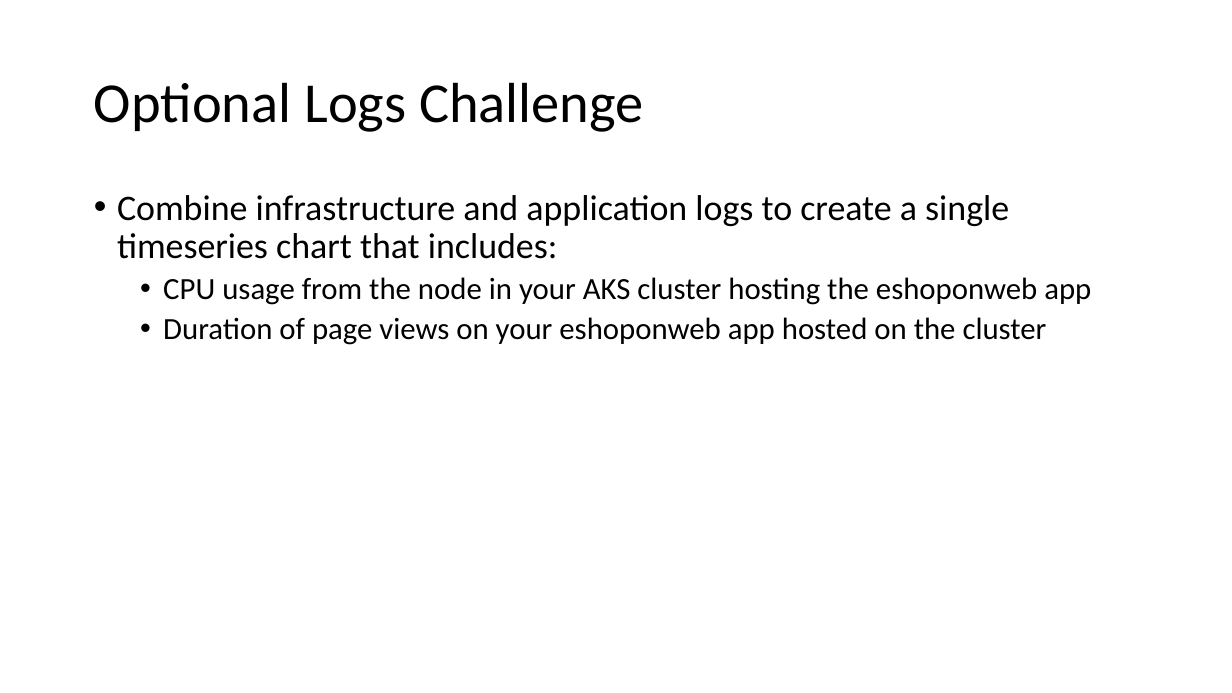
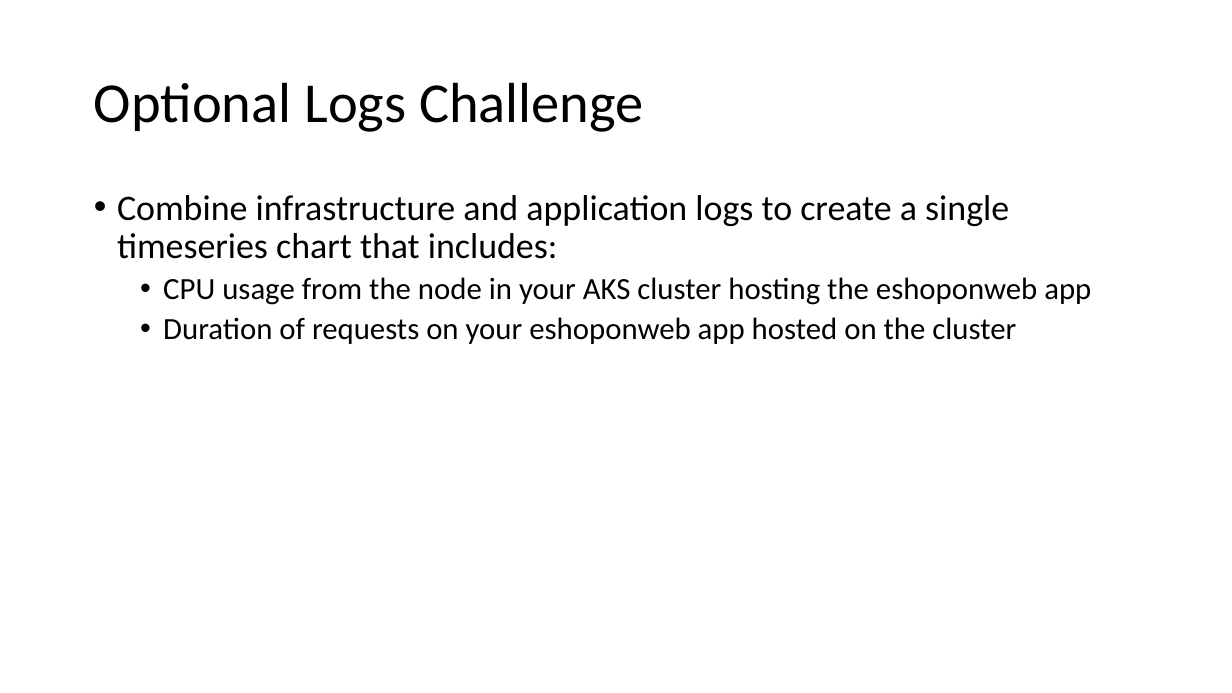
Before and after one commit to msghaleb/AzureMonitorHackathon, a slide deck: slide 10 of Student/Guides/Challenges.pptx. Drawn at 1232x693 pixels with LibreOffice and Linux fonts; fonts in the diff are those of the drawing. Boxes give left, top, right and bottom in pixels: in the first picture for what was removed or moved away, otherwise in the second. Text is boxed around its words. In the diff, an @@ line names an element or a change of style, - is before the commit and + after.

```diff
--- a/Student/Guides/Challenges.pptx
+++ b/Student/Guides/Challenges.pptx
@@ text at [163, 317, 1016, 344]: text changed @@
-  • Duration of page views on your eshoponweb app hosted on the cluster
+  • Duration of requests on your eshoponweb app hosted on the cluster
```
Also in this commit, not shown: 5 other slides changed.
